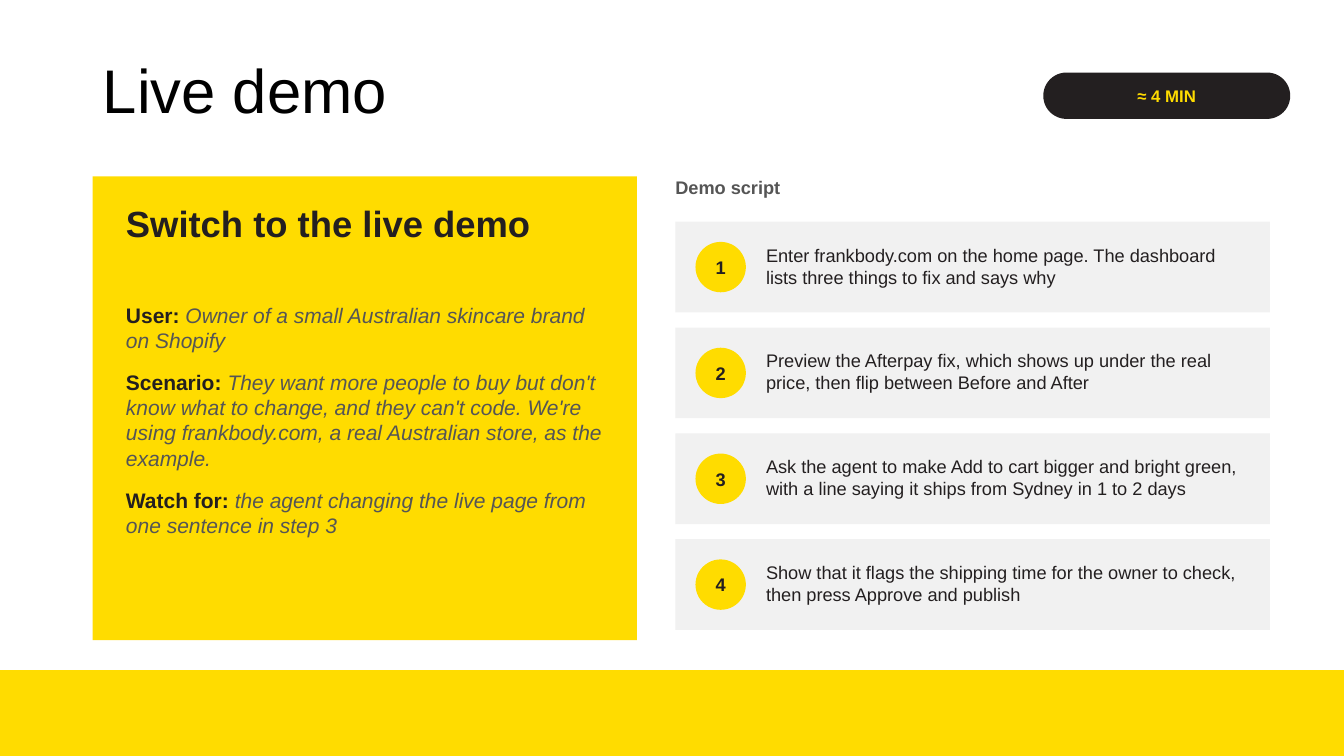
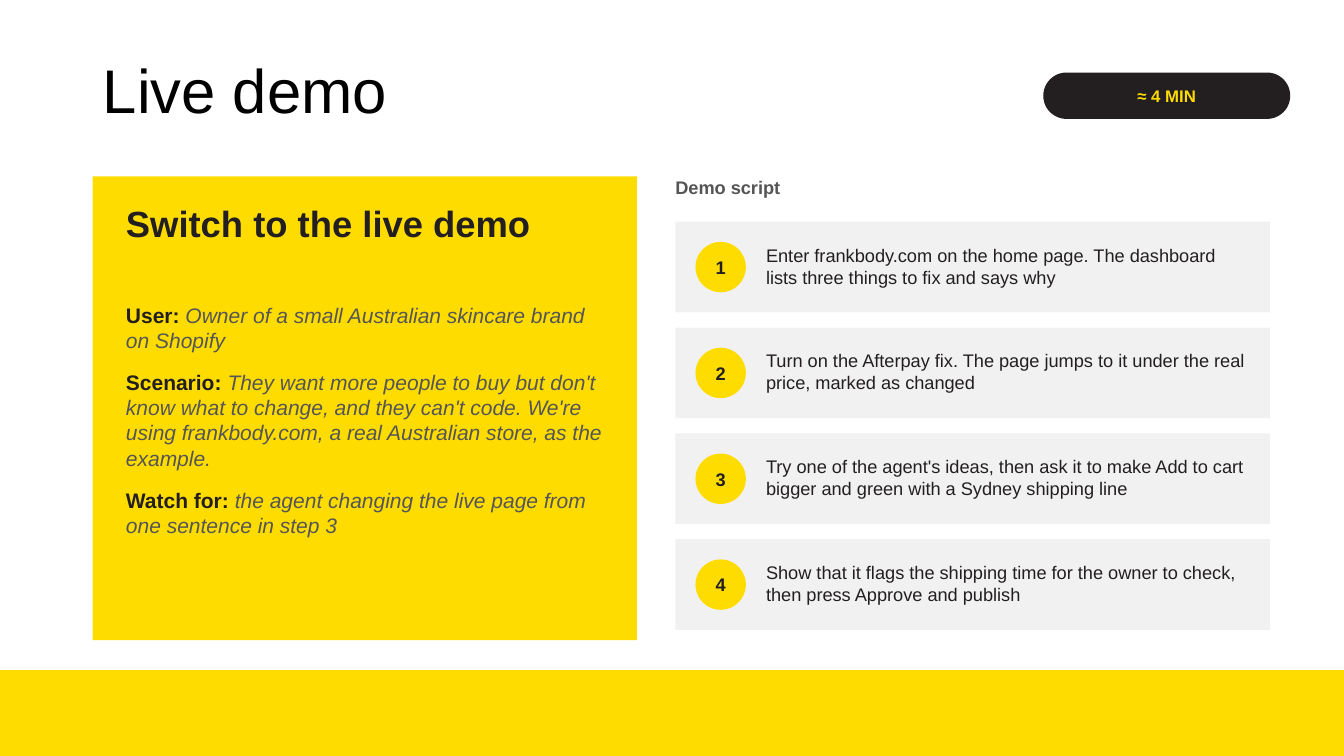
Before and after one commit to NickWG113/shopfix-au, a slide deck: slide 6 of docs/presentation/QuickLift-Week7-PoC.pptx. Drawn at 1344x756 pixels with LibreOffice and Linux fonts; fonts in the diff are those of the drawing; background and template pictures are left out. Boxes give left, top, right and bottom in pixels: in the first picture for what was removed or moved away, otherwise in the second. Text is boxed around its words. In the diff, an @@ line names an element or a change of style, - is before the commit and + after.

```diff
--- a/docs/presentation/QuickLift-Week7-PoC.pptx
+++ b/docs/presentation/QuickLift-Week7-PoC.pptx
@@ text at box(766, 354, 1244, 393): text changed @@
-Preview the Afterpay fix, which shows up under the real price, then flip between Before and After
+Turn on the Afterpay fix. The page jumps to it under the real price, marked as changed
@@ text at box(766, 459, 1243, 499): text changed @@
-Ask the agent to make Add to cart bigger and bright green, with a line saying it ships from Sydney in 1 to 2 days
+Try one of the agent's ideas, then ask it to make Add to cart bigger and green with a Sydney shipping line
```
Also in this commit, not shown: 3 other slides changed, 2 other files.
